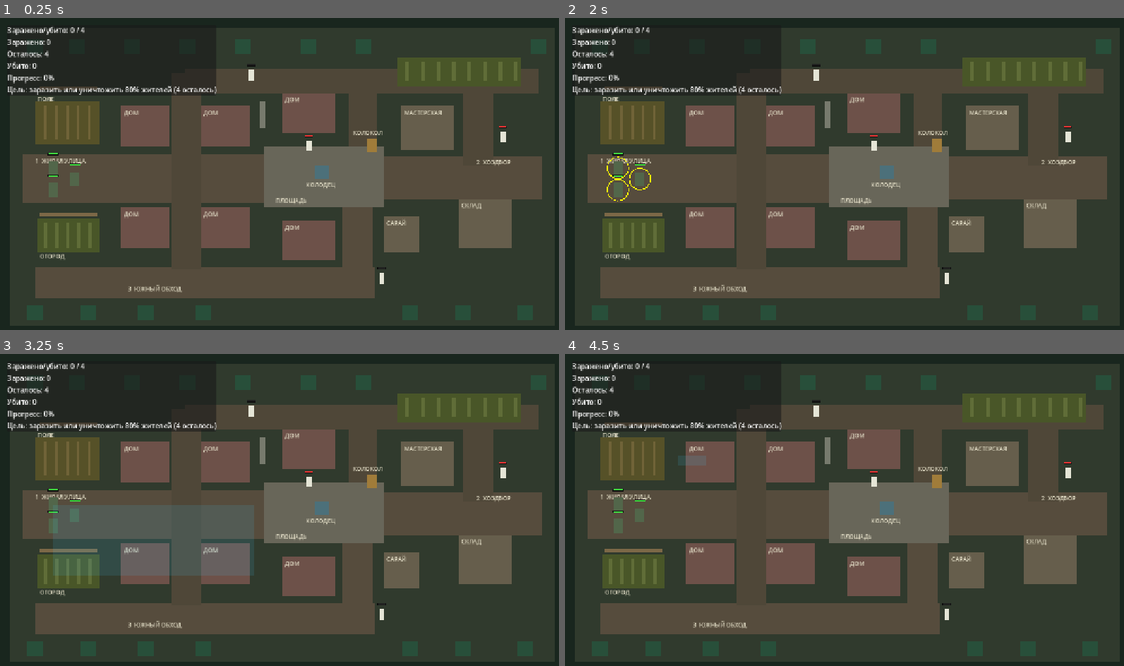
Above: before the commit, frames 1-4 (two rows, left to right).
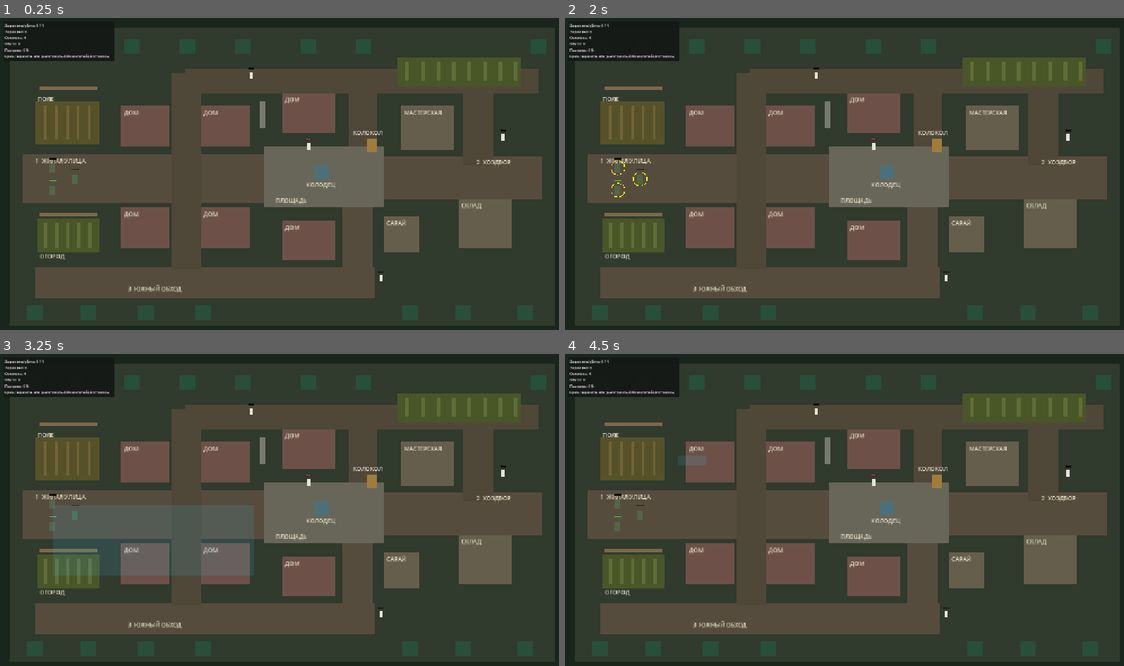
Above: after the commit, the same moments.

Repository: tivel47-ai/i-m-a-monster
Game: Godot game, scene res://scenes/main.tscn
Same seed, same stepped clock (60 frames per second), same inputs: the game is played once before the commit and once after it.
Inputs (mouse positions are in pixels of both pictures, inside the frame that each line leads up to):
- Up to frame 1 (0.25 s): no input
- Up to frame 2 (2 s): tap Enter at 0.5 s; move the mouse to (973, 161) at 0.52 s; tap S (camera_down) at 0.6 s; click (973, 161) at 0.67 s; tap Space at 1.25 s; drag from (732, 192) to (615, 167) at 1.27 s
- Up to frame 3 (3.25 s): move the mouse to (340, 444) at 2.02 s; tap D (camera_right) at 2.1 s; click (340, 444) at 2.17 s; tap Enter at 2.75 s; drag from (251, 575) to (50, 503) at 2.77 s
- Up to frame 4 (4.5 s): move the mouse to (1017, 559) at 3.52 s; tap S (camera_down) at 3.6 s; click (1017, 559) at 3.67 s; tap Space at 4.25 s; drag from (676, 466) to (760, 432) at 4.27 s

The runs differ from the first frame. In frame 1, 2.3% of the frame differs, in the area x 0-91%, y 1-86%; in frame 2, 2.4%; in frame 3, 2.2%; in frame 4, 2.3%.

Commit message:
Reduce Character Scale and Mission Statistics Panel Size

Diff:
--- a/scenes/test_map.tscn
+++ b/scenes/test_map.tscn
@@ -5,6 +5,20 @@
 [ext_resource type="PackedScene" path="res://scenes/villager.tscn" id="2_villager"]
 [ext_resource type="NavigationPolygon" path="res://scenes/village_navigation.tres" id="4_navigation"]
 [ext_resource type="Script" uid="uid://w0xlc1ks717q" path="res://scripts/camera_controller.gd" id="5_camera"]
+
+[sub_resource type="StyleBoxFlat" id="StyleBoxFlat_mission"]
+content_margin_left = 3.0
+content_margin_top = 3.0
+content_margin_right = 3.0
+content_margin_bottom = 3.0
+bg_color = Color(0.08, 0.09, 0.08, 0.92)
+
+[sub_resource type="Theme" id="Theme_mission"]
+default_font_size = 8
+Label/colors/font_color = Color(1, 1, 1, 1)
+Label/constants/line_spacing = 0
+VBoxContainer/constants/separation = 2
+PanelContainer/styles/panel = SubResource("StyleBoxFlat_mission")
 
 [sub_resource type="RectangleShape2D" id="Shape_HouseNW"]
 size = Vector2(110, 90)
@@ -788,11 +802,13 @@
 [node name="CanvasLayer" type="CanvasLayer" parent="." unique_id=1042008688]
 
 [node name="MissionPanel" type="PanelContainer" parent="CanvasLayer" unique_id=1951434403]
-offset_left = 16.0
-offset_top = 16.0
-offset_right = 340.0
-offset_bottom = 176.0
+custom_minimum_size = Vector2(250, 80)
+offset_left = 8.0
+offset_top = 8.0
+offset_right = 258.0
+offset_bottom = 88.0
 mouse_filter = 2
+theme = SubResource("Theme_mission")
 
 [node name="MissionInfo" type="VBoxContainer" parent="CanvasLayer/MissionPanel" unique_id=984267347]
 layout_mode = 2
@@ -821,8 +837,11 @@
 [node name="Status" type="Label" parent="CanvasLayer/MissionPanel/MissionInfo" unique_id=478836091]
 layout_mode = 2
 text = "Цель: заразить или уничтожить 80% жителей"
+autowrap_mode = 3
 
 [node name="SelectionRect" type="Panel" parent="CanvasLayer" unique_id=668744120]
 visible = false
 mouse_filter = 2
 theme_override_styles/panel = SubResource("StyleBoxFlat_selection")
+
+[connection signal="minimum_size_changed" from="CanvasLayer/MissionPanel" to="CanvasLayer/MissionPanel" method="reset_size"]
--- a/scenes/villager.tscn
+++ b/scenes/villager.tscn
@@ -3,7 +3,7 @@
 [ext_resource type="Script" path="res://scripts/villager.gd" id="1_villager"]
 
 [sub_resource type="RectangleShape2D" id="RectangleShape2D_body"]
-size = Vector2(12, 24)
+size = Vector2(7.8, 15.6)
 
 [node name="Villager" type="StaticBody2D"]
 collision_layer = 8
@@ -13,18 +13,18 @@
 
 [node name="Polygon2D" type="Polygon2D" parent="."]
 color = Color(0.9, 0.9, 0.84, 1)
-polygon = PackedVector2Array(-6, -12, 6, -12, 6, 12, -6, 12)
+polygon = PackedVector2Array(-3.9, -7.8, 3.9, -7.8, 3.9, 7.8, -3.9, 7.8)
 
 [node name="DeathMarkerA" type="Line2D" parent="."]
 visible = false
-points = PackedVector2Array(-7, -7, 7, 7)
-width = 2.5
+points = PackedVector2Array(-4.55, -4.55, 4.55, 4.55)
+width = 1.625
 default_color = Color(1, 0, 0, 1)
 
 [node name="DeathMarkerB" type="Line2D" parent="."]
 visible = false
-points = PackedVector2Array(-7, 7, 7, -7)
-width = 2.5
+points = PackedVector2Array(-4.55, 4.55, 4.55, -4.55)
+width = 1.625
 default_color = Color(1, 0, 0, 1)
 
 [node name="CollisionShape2D" type="CollisionShape2D" parent="."]
--- a/scenes/zombie.tscn
+++ b/scenes/zombie.tscn
@@ -3,10 +3,10 @@
 [ext_resource type="Script" uid="uid://c63m78v1cyobd" path="res://scripts/zombie.gd" id="1_1vlb3"]
 
 [sub_resource type="RectangleShape2D" id="RectangleShape2D_nnlx6"]
-size = Vector2(32, 40)
+size = Vector2(20.8, 26)
 
 [sub_resource type="RectangleShape2D" id="RectangleShape2D_body"]
-size = Vector2(20, 32)
+size = Vector2(13, 20.8)
 
 [sub_resource type="CircleShape2D" id="CircleShape2D_aggro"]
 radius = 250.0
@@ -20,18 +20,18 @@
 
 [node name="Polygon2D" type="Polygon2D" parent="." unique_id=527684303]
 color = Color(0.32156864, 0.4, 0.2901961, 1)
-polygon = PackedVector2Array(-10, -16, 10, -16, 10, 16, -10, 16)
+polygon = PackedVector2Array(-6.5, -10.4, 6.5, -10.4, 6.5, 10.4, -6.5, 10.4)
 
 [node name="DeathMarkerA" type="Line2D" parent="."]
 visible = false
-points = PackedVector2Array(-8, -8, 8, 8)
-width = 3.0
+points = PackedVector2Array(-5.2, -5.2, 5.2, 5.2)
+width = 1.95
 default_color = Color(1, 0, 0, 1)
 
 [node name="DeathMarkerB" type="Line2D" parent="."]
 visible = false
-points = PackedVector2Array(-8, 8, 8, -8)
-width = 3.0
+points = PackedVector2Array(-5.2, 5.2, 5.2, -5.2)
+width = 1.95
 default_color = Color(1, 0, 0, 1)
 
 [node name="CollisionShape2D" type="CollisionShape2D" parent="."]
@@ -56,7 +56,7 @@
 neighbor_distance = 80.0
 max_neighbors = 16
 time_horizon_agents = 1.0
-radius = 19.0
+radius = 12.35
 navigation_layers = 1
 path_desired_distance = 6.0
 simplify_path = true
--- a/scripts/group_placement.gd
+++ b/scripts/group_placement.gd
@@ -3,7 +3,8 @@
 const AREA_ORDER_RADIUS := 100.0
 const AREA_POSITION_SAMPLE_COUNT := 384
 const AREA_GOLDEN_ANGLE := 2.399963229728653
-const AREA_COLLISION_PADDING := Vector2(4.0, 4.0)
+const AREA_COLLISION_PADDING := Vector2(2.6, 2.6)
+const ZOMBIE_BODY_SIZE := Vector2(13.0, 20.8)
 const NAVIGATION_POSITION_TOLERANCE := 16.0
 const NAVIGATION_PATH_ENDPOINT_TOLERANCE := 2.0
 
@@ -21,7 +22,7 @@
 			excluded_rids.append((unit as CollisionObject2D).get_rid())
 
 	var collision_shape := RectangleShape2D.new()
-	collision_shape.size = Vector2(20.0, 32.0) + AREA_COLLISION_PADDING
+	collision_shape.size = ZOMBIE_BODY_SIZE + AREA_COLLISION_PADDING
 	var collision_query := PhysicsShapeQueryParameters2D.new()
 	collision_query.shape = collision_shape
 	collision_query.collision_mask = 11
@@ -113,7 +114,7 @@
 	assigned_positions: Array[Vector2],
 	padding: Vector2
 ) -> bool:
-	var minimum_separation := Vector2(20.0, 32.0) + padding
+	var minimum_separation := ZOMBIE_BODY_SIZE + padding
 	for assigned_position in assigned_positions:
 		var offset := position - assigned_position
 		if (
--- a/scripts/villager.gd
+++ b/scripts/villager.gd
@@ -224,11 +224,11 @@
 		return
 
 	var health_ratio := current_health / max_health if max_health > 0.0 else 0.0
-	var health_rect := Rect2(-9.0, -25.0, 18.0, 4.0)
+	var health_rect := Rect2(-5.85, -16.25, 11.7, 2.6)
 	draw_rect(health_rect, Color(0.12, 0.12, 0.12, 0.9), true)
 	draw_rect(
-		Rect2(health_rect.position + Vector2(1.0, 1.0), Vector2(16.0 * health_ratio, 2.0)),
+		Rect2(health_rect.position + Vector2(0.65, 0.65), Vector2(10.4 * health_ratio, 1.3)),
 		Color(0.9, 0.2, 0.2),
 		true
 	)
-	draw_rect(health_rect, Color(0.05, 0.05, 0.05), false, 1.0)
+	draw_rect(health_rect, Color(0.05, 0.05, 0.05), false, 0.65)
--- a/scripts/zombie.gd
+++ b/scripts/zombie.gd
@@ -2,7 +2,8 @@
 
 const VILLAGER_COLLISION_LAYER := 8
 const VILLAGER_APPROACH_DISTANCE := 12.0
-const INFECTION_DISTANCE := 32.0
+# Match the 65% character scale while keeping a visible melee gap.
+const INFECTION_DISTANCE := 20.8
 const AGGRO_REACQUIRE_DELAY_SECONDS := 0.3
 const CROWD_PUSH_CLEARANCE := 48.0
 const MOVEMENT_STALL_TIMEOUT := 3.0
@@ -71,24 +72,24 @@
 		return
 
 	var health_ratio := current_health / max_health if max_health > 0.0 else 0.0
-	var health_rect := Rect2(-12.0, -34.0, 24.0, 4.0)
+	var health_rect := Rect2(-7.8, -22.1, 15.6, 2.6)
 	draw_rect(health_rect, Color(0.12, 0.12, 0.12, 0.9), true)
 	draw_rect(
-		Rect2(health_rect.position + Vector2(1.0, 1.0), Vector2(22.0 * health_ratio, 2.0)),
+		Rect2(health_rect.position + Vector2(0.65, 0.65), Vector2(14.3 * health_ratio, 1.3)),
 		Color(0.25, 0.85, 0.25),
 		true
 	)
-	draw_rect(health_rect, Color(0.05, 0.05, 0.05), false, 1.0)
+	draw_rect(health_rect, Color(0.05, 0.05, 0.05), false, 0.65)
 
 	if is_selected:
 		draw_arc(
 			Vector2.ZERO,
-			24.0,
+			15.6,
 			0.0,
 			TAU,
 			32,
 			Color.YELLOW,
-			2.0
+			1.3
 		)
 
 	if has_player_order:
--- a/tests/regression.gd
+++ b/tests/regression.gd
@@ -29,6 +29,19 @@
 		units[i].position = Vector2(150 + i * 60, 130)
 	await frames(5)
 	var zombie = units[0]
+	var panel: PanelContainer = map.get_node("CanvasLayer/MissionPanel")
+	check(panel.size.x <= 251 and panel.size.y <= 90, "Mission panel remains compact: %s" % panel.size)
+	check(map.status_label.get_theme_font_size("font_size") == 8, "Mission text uses half-size font")
+	var original_status: String = map.status_label.text
+	map.status_label.text = original_status.repeat(4)
+	await frames(3)
+	check(panel.size.x <= 251 and map.status_label.get_line_count() > 2,
+		"Long objective wraps without widening panel")
+	check(map.status_label.size.y >= map.status_label.get_minimum_size().y,
+		"Long objective has sufficient height")
+	map.status_label.text = original_status
+	await frames(3)
+	check(panel.size.y <= 90, "Panel shrinks again after long objective is replaced")
 	check(not zombie._can_yield_to(Vector2(330, 245)), "Reject yield inside house")
 	check(not zombie._can_yield_to(Vector2(-100, -100)), "Reject yield outside navigation")
 	zombie.position = Vector2(330, 165)
@@ -84,11 +97,45 @@
 	resident.take_damage(1000.0)
 	await frames(180)
 	check(map.infected_residents == 1 and map.killed_residents == 0, "Transformation survives lethal damage and cancelled encounter")
+	var converted = get_nodes_in_group("player_units")[-1]
+	check(converted.get_node("CollisionShape2D").shape.size.is_equal_approx(Vector2(13, 20.8))
+		and is_equal_approx(converted.get_node("NavigationAgent2D").radius, 12.35),
+		"Converted zombie uses reduced body and avoidance radius")
 	var other = map.villagers[1]
 	other.take_damage(1000.0)
 	other.take_damage(1000.0)
 	check(map.killed_residents == 1, "Death counted once")
 	map.queue_free()
 	await frames(2)
+	for direction in [Vector2.LEFT, Vector2.UP, Vector2(-1, -1).normalized()]:
+		await check_melee_approach(direction)
 	print("Regression failures: ", failures)
 	quit(1 if failures else 0)
+
+
+func check_melee_approach(direction: Vector2) -> void:
+	map = load("res://scenes/test_map.tscn").instantiate()
+	root.add_child(map)
+	for unit in get_nodes_in_group("player_units"):
+		unit.queue_free()
+	for resident in map.villagers:
+		resident.queue_free()
+	await frames(2)
+	var resident = load("res://scenes/villager.tscn").instantiate()
+	resident.position = Vector2(800, 390)
+	map.add_child(resident)
+	var zombie = load("res://scenes/zombie.tscn").instantiate()
+	zombie.position = resident.position + direction * 30.0
+	map.add_child(zombie)
+	await frames(3)
+	check(not resident.is_in_collision(), "No melee from old interaction distance: %s" % direction)
+	await frames(45)
+	check(resident.is_encounter_owner(zombie), "Pursuit reaches melee range: %s" % direction)
+	var offset: Vector2 = zombie.position - resident.position
+	check(offset.length() <= 20.8, "Melee starts inside reduced range: %s" % direction)
+	var half_extents: Vector2 = (zombie.get_node("CollisionShape2D").shape.size
+		+ resident.get_node("CollisionShape2D").shape.size) * 0.5
+	check(absf(offset.x) > half_extents.x + 0.5 or absf(offset.y) > half_extents.y + 0.5,
+		"Melee preserves a visible gap between bodies: %s" % direction)
+	map.queue_free()
+	await frames(2)
--- a/tests/village_validation.gd
+++ b/tests/village_validation.gd
@@ -23,7 +23,7 @@
 func path_is_clear(path: PackedVector2Array) -> bool:
 	var query := PhysicsShapeQueryParameters2D.new()
 	var body := RectangleShape2D.new()
-	body.size = Vector2(20, 32)
+	body.size = map.get_node("Zombie/CollisionShape2D").shape.size
 	query.shape = body
 	query.collision_mask = 1
 	for index in range(1, path.size()):
@@ -74,7 +74,7 @@
 		all_connected = all_connected and not path.is_empty() and path[-1].distance_to(center) < 0.1
 		all_clear = all_clear and path_is_clear(path)
 	check(all_connected, "Every navigation polygon connects to square")
-	check(all_clear, "Paths to all polygon centers clear a 20 x 32 zombie body")
+	check(all_clear, "Paths to all polygon centers clear the current zombie body")
 	var zombie = units[0]
 	zombie.position = Vector2(330, 175)
 	var sight_target := Node2D.new()
Not shown, changed: docs/game_design.md
Not shown, changed: docs/map_design.md
Not shown, changed: docs/technical_design.md
Not shown, changed: docs/village_graybox.md
